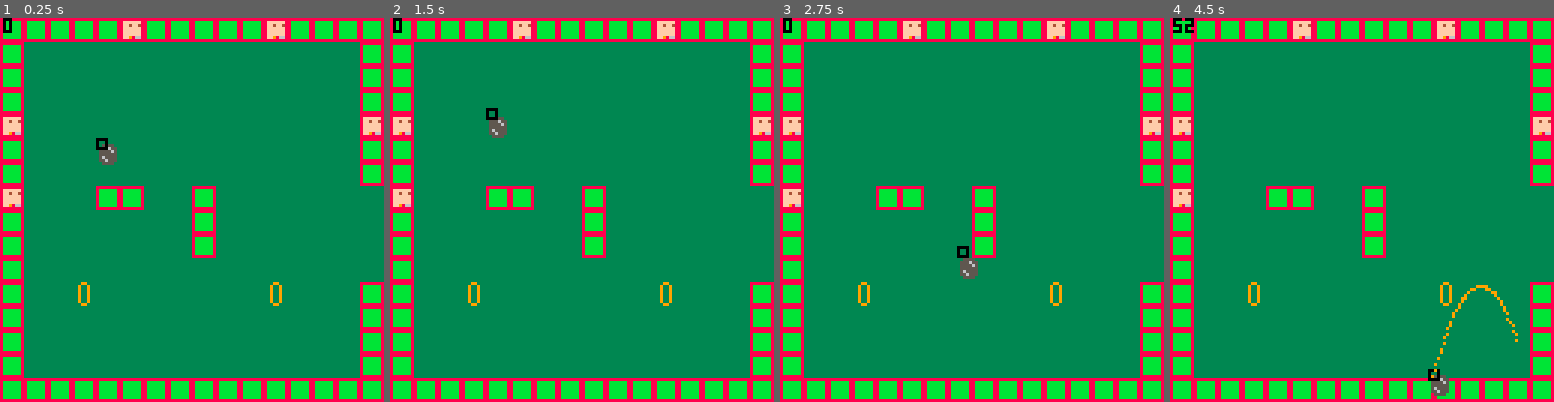
Above: before the commit, frames 1-4 (left to right).
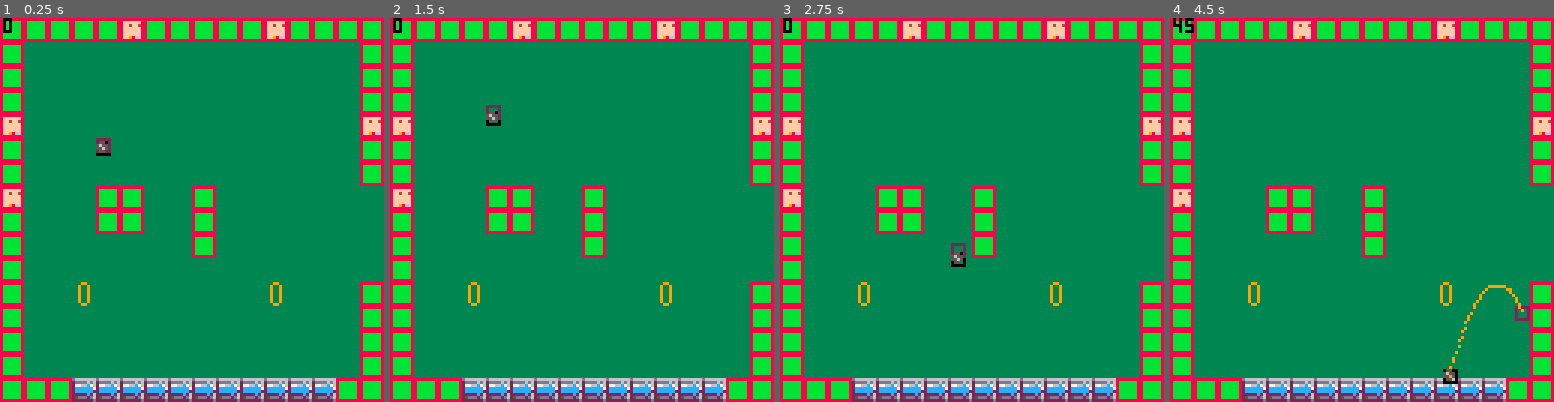
Above: after the commit, the same moments.

Repository: davidjtferguson/golf-escape
Game: PICO-8 cartridge golf_escape.p8
Two runs of this game, one before a commit and one after it. Both use one fixed random seed, a clock stepped at 60 frames per second and the inputs below.
Inputs:
- Up to frame 1 (0.25 s): no input
- Up to frame 2 (1.5 s): tap X (X key) at 0.33, 1.07 s; tap O (Z key) at 0.7 s
- Up to frame 3 (2.75 s): hold Right 1.6-2.1 s; tap O (Z key) at 1.7, 2.1, 2.5 s; tap X (X key) at 1.85 s; hold Right from 2.47 s (still down)
- Up to frame 4 (4.5 s): tap O (Z key) every 0.4 s from 2.9 to 4.1 s; tap X (X key) at 2.97, 4.08 s; release Right at 3.03 s; hold Left 3.08-3.58 s; hold Right from 4.02 s (still down)

The runs differ from the first frame. In frame 1, 5.4% of the frame differs, in the area x 18-88%, y 31-100%; in frame 2, 5.4%; in frame 3, 5.5%; in frame 4, 5.8%, in the area x 0-94%, y 0-100%.

Commit message:
continue collision re-write

Diff:
--- a/golf_escape.p8
+++ b/golf_escape.p8
@@ -24,13 +24,9 @@
 
   colstate="air",
 
-  --todo:remove, just have colbox
-  --or just have this
-  w=pixel*8,
-  h=pixel*8,
+  w=pixel*4,
+  h=pixel*4,
  }
-
- updatehitboxes()
 
  resetswing()
 
@@ -72,16 +68,17 @@
 
  updatecamera()
 
- -- collisions
- updatehitboxes()
-
- if groundcol(av.colbox,0,av.yvel,0) then
+ --todo:check allcol first
+ -- if true, figure out
+ -- which way to push out of wall
+
+ if groundcol(av,0,av.yvel,0) then
   --tredmills
-  if groundcol(av.colbox,0,av.yvel,1) then
+  if groundcol(av,0,av.yvel,1) then
    av.x+=treadmillspeed
   end
 
-  if groundcol(av.colbox,0,av.yvel,2) then
+  if groundcol(av,0,av.yvel,2) then
    av.x-=treadmillspeed
   end
 
@@ -95,18 +92,18 @@
   av.colstate="air"
  end
 
- if topcol(av.colbox,0,av.yvel,0) then
+ if topcol(av,0,av.yvel,0) then
   moveavtoroof()
   av.yvel*=-1
  end
 
- if leftcol(av.colbox,av.xvel,0,0) then
+ if leftcol(av,av.xvel,0,0) then
   --todo:fix
   --moveavtoleft()
   av.xvel*=-1
  end
 
- if rightcol(av.colbox,av.xvel,0,0) then
+ if rightcol(av,av.xvel,0,0) then
   moveavtoright()
   av.xvel*=-1
  end
@@ -201,8 +198,8 @@
   y=av.y,
   xvel=av.xvel,
   yvel=av.yvel,
-  h=av.colbox.h,
-  w=av.colbox.w,
+  h=av.h,
+  w=av.w,
   points={},
  }
 
@@ -223,12 +220,7 @@
 
 	  aim.yvel+=gravity
 
-	  --todo:consider size/shape
-	  --should cover whole av
-	  aim.colbox=makebox(aim,
-	   aim.x,aim.y,aim.h,aim.w)
-
-	  if topcol(aim.colbox,0,aim.yvel,0)
+	  if allcol(aim,aim.xvel,aim.yvel,0)
 	     or #aim.points>100 then
 	   wallhit=true
 	  end
@@ -241,11 +233,15 @@
 
  map(xmap*16,ymap*16,xmap*128,ymap*128,16,16)
 
+ rect(av.x*8,av.y*8,
+  (av.x+av.w)*8,
+  (av.y+av.h)*8)
+
+ rect(aim.x*8,aim.y*8,
+  (aim.x+aim.w)*8,
+  (aim.y+aim.h)*8,2)
+
  spr(2,av.x*8,av.y*8)
-
-
- rect(av.colbox.x*8,av.colbox.y*8,
-  (av.colbox.x+av.colbox.w)*8,(av.colbox.y+av.colbox.h)*8)
 
  linecol=9
 
@@ -257,8 +253,8 @@
  --todo:consider look. lines?
  for point in all(aim.points) do
   pset(
-   (av.colbox.w/2+point.x)*8,
-   (av.colbox.h/2+point.y)*8,linecol)
+   (av.w/2+point.x)*8,
+   (av.h/2+point.y)*8,linecol)
  end
 
  print(#aim.points,1,0,0)
@@ -266,50 +262,35 @@
 end
 -->8
 --collision
-
-function updatehitboxes()
- av.colbox=makebox(av,0,0,3,3)
-end
-
-function makebox(obj,x,y,w,h,xo,wo)
- return {
- 	x=obj.x+obj.w*pixel*x-(xo or 0),
- 	y=obj.y+obj.h*pixel*y,
- 	w=obj.w*pixel*w-(wo or 0),
- 	h=obj.h*pixel*h
- }
-end
 
 function moveavtoground()
  av.y+=av.yvel
  av.y-=av.y%pixel
- updatehitboxes()
- av.y+=distanceinwall(av.colbox,0,1,-1)+pixel
- updatehitboxes()
+ av.y+=distanceinwall(av,0,1,-1)+pixel
 end
 
 function moveavtoroof()
- av.y+=distancetowall(av.colbox,0,1,-1)
+ av.y+=distancetowall(av,0,1,-1)
  av.y+=pixel-av.y%pixel
 end
 
 function moveavtoleft()
  --unsure why offset needed :(
- --av.colbox.x+=coloffset
- av.x+=distancetowall(av.colbox,1,0,-1)
- --av.colbox.x-=coloffset
+ --av.x+=coloffset
+ av.x+=distancetowall(av,1,0,-1)
+ --av.x-=coloffset
  --av.x+=pixel-av.x%pixel
 end
 
 function moveavtoright()
- av.x+=distancetowall(av.colbox,1,0,1)
+ av.x+=distancetowall(av,1,0,1)
  av.x-=av.x%pixel
 end
 
 function distancetowall(box,checkx,checky,direction)
  local distancetowall=0
 
- while not mapcol(box,distancetowall*checkx,distancetowall*checky,0) do
+ while not allcol(box,distancetowall*checkx,distancetowall*checky,0) do
   distancetowall+=(pixel*direction)
  end
 
@@ -319,7 +300,7 @@
 function distanceinwall(box,checkx,checky,direction)
  local distanceinwall=0
 
- while mapcol
+ while allcol
  (box,distanceinwall*checkx,
       distanceinwall*checky,0) do
   distanceinwall+=(pixel*direction)
@@ -328,8 +309,8 @@
  return distanceinwall
 end
 
---mapcollision
-function mapcol(box,xvel,yvel,flag)
+--allcollision
+function allcol(box,xvel,yvel,flag)
  return checkflagarea(box.x+xvel,box.y+yvel,box.w,box.h,flag)
 end
 
@@ -391,14 +372,14 @@
 end
 
 __gfx__
-000000008888888800000000d66666666666666d0000000000000000000000000000000000000000000000000000000000000000000000000000000000000000
-000000008bbbbbb8005555002dddd6d66d6dddd20000000000000000000000000000000000000000000000000000000000000000000000000000000000000000
-007007008bbbbbb80555655027766c76678667720000000000000000000000000000000000000000000000000000000000000000000000000000000000000000
-000770008bbbbbb8055556502cccccc7788888820000000000000000000000000000000000000000000000000000000000000000000000000000000000000000
-000770008bbbbbb8055555502cccccc2288888820000000000000000000000000000000000000000000000000000000000000000000000000000000000000000
-007007008bbbbbb80565555022222c26628222220000000000000000000000000000000000000000000000000000000000000000000000000000000000000000
-000000008bbbbbb80556555025ddd2d66d2ddd520000000000000000000000000000000000000000000000000000000000000000000000000000000000000000
-0000000088888888005555002222222dd22222220000000000000000000000000000000000000000000000000000000000000000000000000000000000000000
+000000008888888805500000d66666666666666d0000000000000000000000000000000000000000000000000000000000000000000000000000000000000000
+000000008bbbbbb8565500002dddd6d66d6dddd20000000000000000000000000000000000000000000000000000000000000000000000000000000000000000
+007007008bbbbbb85565000027766c76678667720000000000000000000000000000000000000000000000000000000000000000000000000000000000000000
+000770008bbbbbb8055000002cccccc7788888820000000000000000000000000000000000000000000000000000000000000000000000000000000000000000
+000770008bbbbbb8000000002cccccc2288888820000000000000000000000000000000000000000000000000000000000000000000000000000000000000000
+007007008bbbbbb80000000022222c26628222220000000000000000000000000000000000000000000000000000000000000000000000000000000000000000
+000000008bbbbbb80000000025ddd2d66d2ddd520000000000000000000000000000000000000000000000000000000000000000000000000000000000000000
+0000000088888888000000002222222dd22222220000000000000000000000000000000000000000000000000000000000000000000000000000000000000000
 88888888000000000000000000000000000000000000000000000000000000000000000000000000000000000000000000000000000000000000000000000000
 8ffffff8000000000000000000000000000000000000000000000000000000000000000000000000000000000000000000000000000000000000000000000000
 8ff4ff48000000000000000000000000000000000000000000000000000000000000000000000000000000000000000000000000000000000000000000000000
@@ -427,14 +408,14 @@
 0100000000000000000000000000000101000000000000000000000001000001000000000000000000000000000000000000000000000000000000000000000000000000000000000000000000000000000000000000000000000000000000000000000000000000000000000000000000000000000000000000000000000000
 0100000000000000000000000000000101000000000000000000000000000001000000000000000000000000000000000000000000000000000000000000000000000000000000000000000000000000000000000000000000000000000000000000000000000000000000000000000000000000000000000000000000000000
 1000000001010000010000000000000000000000000000000000000000000001000000000000000000000000000000000000000000000000000000000000000000000000000000000000000000000000000000000000000000000000000000000000000000000000000000000000000000000000000000000000000000000000
-0100000000000000010000000000000000000000000000000000000000000001000000000000000000000000000000000000000000000000000000000000000000000000000000000000000000000000000000000000000000000000000000000000000000000000000000000000000000000000000000000000000000000000
+0100000001010000010000000000000000000000000000000000000000000001000000000000000000000000000000000000000000000000000000000000000000000000000000000000000000000000000000000000000000000000000000000000000000000000000000000000000000000000000000000000000000000000
 0100000000000000010000000000000000000000000000000101000000000001000000000000000000000000000000000000000000000000000000000000000000000000000000000000000000000000000000000000000000000000000000000000000000000000000000000000000000000000000000000000000000000000
 0100000000000000000000000000000000000000000000000000000000000001000000000000000000000000000000000000000000000000000000000000000000000000000000000000000000000000000000000000000000000000000000000000000000000000000000000000000000000000000000000000000000000000
 0100002000000000000000200000000101000000010100000000000000000001000000000000000000000000000000000000000000000000000000000000000000000000000000000000000000000000000000000000000000000000000000000000000000000000000000000000000000000000000000000000000000000000
 0100000000000000000000000000000101000000000000000000000000000001000000000000000000000000000000000000000000000000000000000000000000000000000000000000000000000000000000000000000000000000000000000000000000000000000000000000000000000000000000000000000000000000
 0100000000000000000000000000000101000000000000000000000000000001000000000000000000000000000000000000000000000000000000000000000000000000000000000000000000000000000000000000000000000000000000000000000000000000000000000000000000000000000000000000000000000000
 0100000000000000000000000000000101000000000000000000000000000001000000000000000000000000000000000000000000000000000000000000000000000000000000000000000000000000000000000000000000000000000000000000000000000000000000000000000000000000000000000000000000000000
-0101010101010101010101010101010101010101010101010101010101010101000000000000000000000000000000000000000000000000000000000000000000000000000000000000000000000000000000000000000000000000000000000000000000000000000000000000000000000000000000000000000000000000
+0101010303030303030303030303010101010101010101010101010101010101000000000000000000000000000000000000000000000000000000000000000000000000000000000000000000000000000000000000000000000000000000000000000000000000000000000000000000000000000000000000000000000000
 0101010100000001000001000000000000000000000000000000000000000000000000000000000000000000000000000000000000000000000000000000000000000000000000000000000000000000000000000000000000000000000000000000000000000000000000000000000000000000000000000000000000000000
 0001000000000000000001000000000000000000000000000000000000000000000000000000000000000000000000000000000000000000000000000000000000000000000000000000000000000000000000000000000000000000000000000000000000000000000000000000000000000000000000000000000000000000
 0001000000000000000001000000000000000000000000000000000000000000000000000000000000000000000000000000000000000000000000000000000000000000000000000000000000000000000000000000000000000000000000000000000000000000000000000000000000000000000000000000000000000000
Not shown, changed: thoughts.txt
